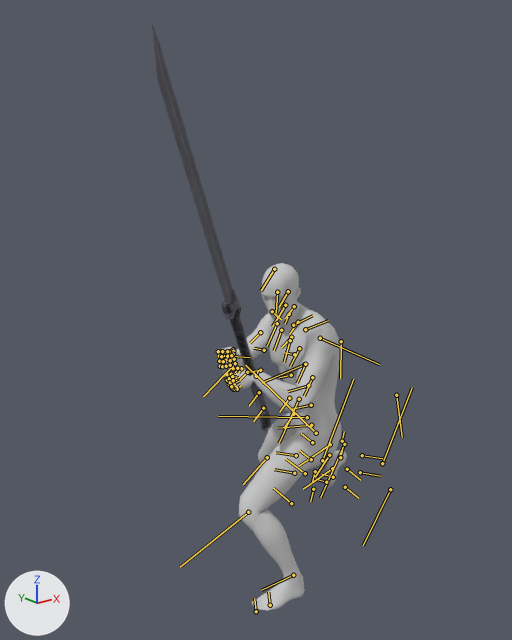
A saved change to the FBX model Character/Animation/Fbx/Idle/Anim_Weapon_6_R_TurnR180.FBX.
The view is the same before and after, from a 50 mm camera at (-2.52, -2.14, 2.53) aimed at (-0.48, 0.4, 1.52). Every picture has the same lights, and +X, +Y and +Z are marked at lower left. Both versions are drawn at frame 75 of the action 'Take 001'; the numbers are the values there. The bones that bend it are drawn over the model as lines.

In view in the first picture: 'Male_Body', 'Male_Eyeball', 'Male_Foot', 'Male_Hand', 'Male_Head', 'Male_Leg', 'Mesh_Wepaon_6_1_R'.
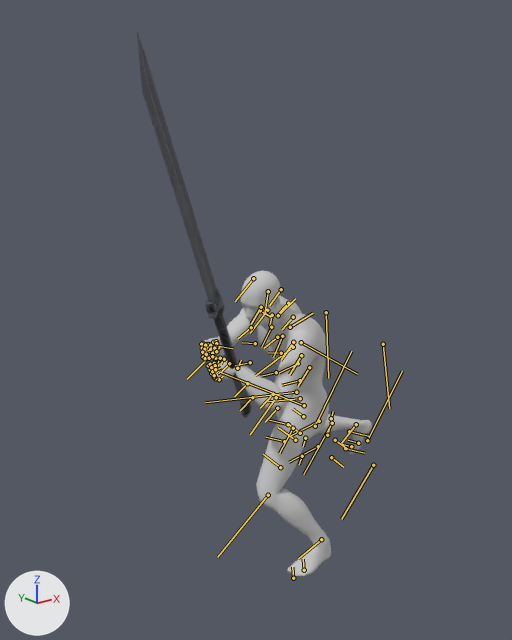
ob_point_take_r is not drawn itself; it is the parent of ob_mesh_wepaon_6_1_r.

Edits to the scene script, one JSON object a line:
```json
{"block": "bone_rig_object", "where": "bone_rig_object = bpy.data.objects['Bip001']  # the whole rig 'Bip001'"}
{"op": "set", "path": "bone_rig_object.location", "old": "(26.06, -1.729, 72.587)", "new": "(27.491, -25.608, 76.268)"}
{"block": "bone_bip001_spine", "where": "bone_bip001_spine = bpy.data.objects['Bip001'].pose.bones['Bip001 Spine']  # child of 'Bip001 Pelvis'"}
{"op": "set", "path": "bone_bip001_spine.location", "old": "(-0.1, 0.0, -1.4)", "new": "(0.0, 0.0, 0.0)"}
{"op": "set", "path": "bone_bip001_spine.rotation_quaternion", "old": "(0.996, 0.049, 0.066, 0.026)", "new": "(0.996, 0.044, -0.05, 0.051)", "note": "degrees (6, 7, 3) -> degrees (5, -6, 6)"}
{"block": "bone_bip001_spine1", "where": "bone_bip001_spine1 = bpy.data.objects['Bip001'].pose.bones['Bip001 Spine1']  # child of 'Bip001 Spine'"}
{"op": "set", "path": "bone_bip001_spine1.rotation_quaternion", "old": "(0.992, 0.049, -0.009, 0.113)", "new": "(0.982, 0.05, -0.057, 0.173)", "note": "degrees (5, -2, 13) -> degrees (5, -7, 20)"}
{"block": "bone_bip001_spine2", "where": "bone_bip001_spine2 = bpy.data.objects['Bip001'].pose.bones['Bip001 Spine2']  # child of 'Bip001 Spine1'"}
{"op": "set", "path": "bone_bip001_spine2.rotation_quaternion", "old": "(0.996, 0.055, -0.032, 0.069)", "new": "(0.989, 0.054, -0.073, 0.116)", "note": "degrees (6, -4, 8) -> degrees (5, -9, 13)"}
{"block": "bone_bip001_head", "where": "bone_bip001_head = bpy.data.objects['Bip001'].pose.bones['Bip001 Head']  # child of 'Bip001 Neck'"}
{"op": "set", "path": "bone_bip001_head.rotation_quaternion", "old": "(0.996, 0.022, -0.072, -0.036)", "new": "(0.974, -0.044, 0.007, -0.221)", "note": "degrees (3, -8, -4) -> degrees (-5, 0, -26)"}
{"block": "bone_bip001_l_clavicle", "where": "bone_bip001_l_clavicle = bpy.data.objects['Bip001'].pose.bones['Bip001 L Clavicle']  # child of 'Bip001 Spine2'"}
{"op": "set", "path": "bone_bip001_l_clavicle.rotation_quaternion", "old": "(0.994, 0.013, -0.015, -0.112)", "new": "(0.982, 0.01, -0.072, -0.176)", "note": "degrees (2, -2, -13) -> degrees (3, -8, -20)"}
{"block": "bone_bip001_l_upperarm", "where": "bone_bip001_l_upperarm = bpy.data.objects['Bip001'].pose.bones['Bip001 L UpperArm']  # child of 'Bip001 L Clavicle'"}
{"op": "set", "path": "bone_bip001_l_upperarm.rotation_quaternion", "old": "(0.92, 0.025, 0.191, -0.341)", "new": "(0.888, -0.099, -0.056, -0.446)", "note": "degrees (-5, 22, -42) -> degrees (-7, -11, -53)"}
{"block": "bone_bip001_l_forearm", "where": "bone_bip001_l_forearm = bpy.data.objects['Bip001'].pose.bones['Bip001 L Forearm']  # child of 'Bip001 L UpperArm'"}
{"op": "set", "path": "bone_bip001_l_forearm.rotation_quaternion", "old": "(0.763, 0.0, 0.0, -0.646)", "new": "(0.739, 0.0, 0.0, -0.673)", "note": "degrees (0, 0, -80) -> degrees (0, 0, -85)"}
{"block": "bone_bip001_l_hand", "where": "bone_bip001_l_hand = bpy.data.objects['Bip001'].pose.bones['Bip001 L Hand']  # child of 'Bip001 L Forearm'"}
{"op": "set", "path": "bone_bip001_l_hand.rotation_quaternion", "old": "(0.871, -0.414, -0.234, 0.123)", "new": "(0.789, -0.538, -0.274, 0.112)", "note": "degrees (-55, -18, 25) -> degrees (-73, -18, 30)"}
{"block": "bone_bip001_r_upperarm", "where": "bone_bip001_r_upperarm = bpy.data.objects['Bip001'].pose.bones['Bip001 R UpperArm']  # child of 'Bip001 R Clavicle'"}
{"op": "set", "path": "bone_bip001_r_upperarm.rotation_quaternion", "old": "(0.786, -0.13, -0.15, -0.585)", "new": "(0.716, 0.022, -0.132, -0.686)", "note": "degrees (-2, -23, -73) -> degrees (12, -9, -89)"}
{"block": "bone_bip001_r_thigh", "where": "bone_bip001_r_thigh = bpy.data.objects['Bip001'].pose.bones['Bip001 R Thigh']  # child of 'Bip001 Pelvis'"}
{"op": "set", "path": "bone_bip001_r_thigh.rotation_quaternion", "old": "(0.932, -0.119, -0.27, 0.209)", "new": "(0.955, -0.029, -0.296, 0.014)", "note": "degrees (-22, -27, 31) -> degrees (-4, -34, 3)"}
{"block": "bone_bip001_r_calf", "where": "bone_bip001_r_calf = bpy.data.objects['Bip001'].pose.bones['Bip001 R Calf']  # child of 'Bip001 R Thigh'"}
{"op": "set", "path": "bone_bip001_r_calf.rotation_quaternion", "old": "(0.703, 0.0, 0.0, -0.711)", "new": "(0.783, 0.0, 0.0, -0.621)", "note": "degrees (0, 0, -91) -> degrees (0, 0, -77)"}
{"block": "bone_bip001_r_foot", "where": "bone_bip001_r_foot = bpy.data.objects['Bip001'].pose.bones['Bip001 R Foot']  # child of 'Bip001 R Calf'"}
{"op": "set", "path": "bone_bip001_r_foot.rotation_quaternion", "old": "(0.933, -0.354, 0.07, -0.002)", "new": "(0.944, -0.319, 0.013, 0.086)", "note": "degrees (-42, 7, -3) -> degrees (-37, 5, 9)"}
{"block": "bone_bip001_l_thigh", "where": "bone_bip001_l_thigh = bpy.data.objects['Bip001'].pose.bones['Bip001 L Thigh']  # child of 'Bip001 Pelvis'"}
{"op": "set", "path": "bone_bip001_l_thigh.rotation_quaternion", "old": "(0.893, 0.019, 0.057, 0.446)", "new": "(0.96, 0.008, 0.043, 0.276)", "note": "degrees (5, 5, 53) -> degrees (2, 5, 32)"}
{"block": "bone_bip001_l_calf", "where": "bone_bip001_l_calf = bpy.data.objects['Bip001'].pose.bones['Bip001 L Calf']  # child of 'Bip001 L Thigh'"}
{"op": "set", "path": "bone_bip001_l_calf.rotation_quaternion", "old": "(0.793, 0.0, 0.0, -0.61)", "new": "(0.829, 0.0, 0.0, -0.559)", "note": "degrees (0, 0, -75) -> degrees (0, 0, -68)"}
{"block": "bone_bip001_l_foot", "where": "bone_bip001_l_foot = bpy.data.objects['Bip001'].pose.bones['Bip001 L Foot']  # child of 'Bip001 L Calf'"}
{"op": "set", "path": "bone_bip001_l_foot.rotation_quaternion", "old": "(0.982, 0.109, -0.09, 0.126)", "new": "(0.963, 0.021, -0.19, 0.191)", "note": "degrees (11, -12, 13) -> degrees (-2, -22, 23)"}
```

Boxes (x1, y1, x2, y2) around the edits, measured in the pictures (512 x 640 px):
```json
{"object": "Male_Leg", "change": "posed", "before": [239, 413, 341, 574], "after": [256, 387, 353, 541]}
{"object": "Mesh_Wepaon_6_1_R", "change": "posed", "before": [152, 24, 271, 431], "after": [137, 33, 252, 418]}
{"object": "Male_Body", "change": "posed", "before": [223, 310, 342, 417], "after": [209, 295, 328, 411], "on screen": "8% taller"}
{"object": "Male_Head", "change": "posed", "before": [262, 263, 310, 363], "after": [241, 271, 298, 355]}
{"object": "Male_Foot", "change": "posed", "before": [252, 450, 347, 611], "after": [287, 419, 372, 576], "on screen": "10% narrower"}
{"object": "Male_Hand", "change": "posed", "before": [216, 347, 268, 391], "after": [200, 338, 248, 381], "on screen": "8% narrower"}
{"bone": "Bip001 Spine", "before": "(311, 405) to (291, 409)", "after": "(300, 380) to (282, 385)"}
{"bone": "Bip001 Spine1", "before": "(308, 385) to (288, 391)", "after": "(298, 363) to (279, 372)"}
{"bone": "Bip001 Spine2", "before": "(304, 364) to (262, 382)", "after": "(293, 347) to (255, 375)"}
{"bone": "Bip001 Head", "before": "(285, 305) to (272, 326)", "after": "(267, 310) to (250, 333)"}
{"bone": "Bip001 L Clavicle", "before": "(305, 329) to (328, 320)", "after": "(290, 327) to (313, 313)"}
{"bone": "Bip001 L UpperArm", "before": "(320, 338) to (379, 364)", "after": "(301, 342) to (357, 374)"}
{"bone": "Bip001 L Forearm", "before": "(299, 399) to (279, 443)", "after": "(276, 397) to (250, 434)"}
{"bone": "Bip001 L Hand", "before": "(256, 376) to (258, 370)", "after": "(237, 368) to (241, 360)"}
{"bone": "Bip001 R UpperArm", "before": "(277, 323) to (267, 346)", "after": "(261, 307) to (251, 324)"}
{"bone": "Bip001 R Thigh", "before": "(307, 417) to (218, 416)", "after": "(296, 392) to (205, 402)"}
{"bone": "Bip001 R Calf", "before": "(267, 457) to (243, 484)", "after": "(293, 428) to (279, 453)"}
{"bone": "Bip001 R Foot", "before": "(329, 455) to (315, 477)", "after": "(356, 424) to (341, 443)"}
{"bone": "Bip001 L Thigh", "before": "(316, 433) to (245, 365)", "after": "(304, 405) to (218, 371)"}
{"bone": "Bip001 L Calf", "before": "(248, 512) to (180, 567)", "after": "(268, 495) to (217, 557)"}
{"bone": "Bip001 L Foot", "before": "(293, 575) to (261, 590)", "after": "(321, 539) to (298, 558)"}
```
